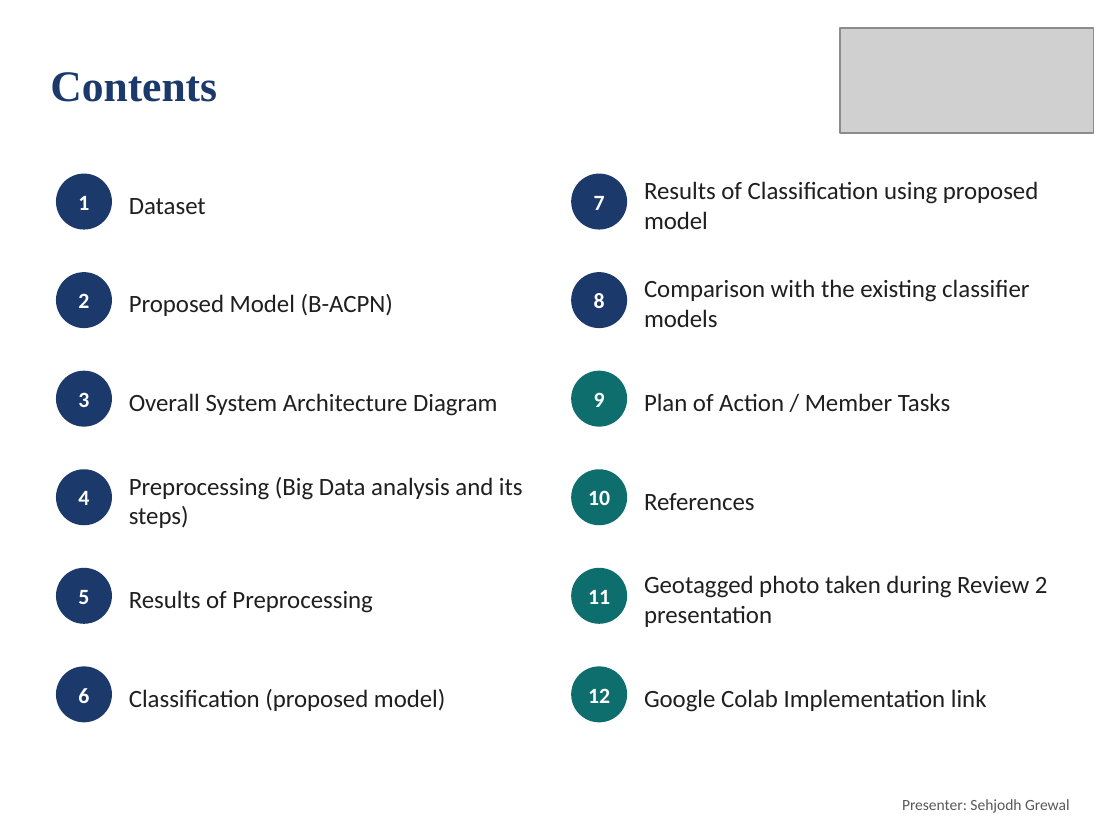
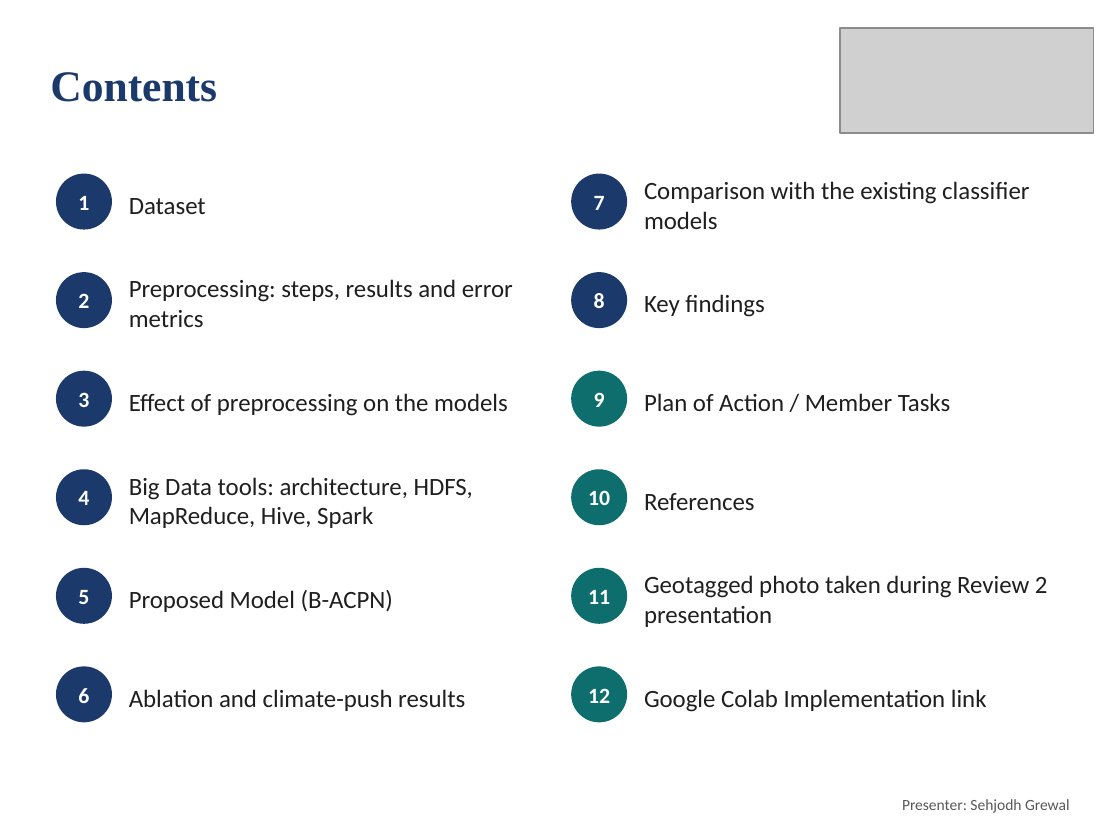
Before and after one commit to deepankarkumar1310/hadoop-ml-algorithm-, a slide deck: slide 2 of docs/Review2_Deck.pptx. Drawn at 1120x840 pixels with LibreOffice and Linux fonts; fonts in the diff are those of the drawing; grey boxes stand for pictures. Boxes give left, top, right and bottom in pixels: in the first picture for what was removed or moved away, otherwise in the second. Text is boxed around its words. In the diff, an @@ line names an element or a change of style, - is before the commit and + after.

```diff
--- a/docs/Review2_Deck.pptx
+++ b/docs/Review2_Deck.pptx
@@ text "Comparison with the existing classifier ...": place and size @@
-text "Comparison with the existing classifier ..." at bbox=[644, 279, 1029, 327]
+text "Comparison with the existing classifier ..." at bbox=[644, 181, 1029, 229]
@@ text removed at bbox=[644, 181, 1039, 229] @@
-Results of Classification using proposed model
@@ text at bbox=[129, 279, 513, 327]: text changed @@
-Proposed Model (B-ACPN)
+Preprocessing: steps, results and error metrics
@@ text added at bbox=[644, 294, 764, 317], 16 pt, text #1F1F1F @@
+Key findings
@@ text at bbox=[129, 393, 508, 416]: text changed @@
-Overall System Architecture Diagram
+Effect of preprocessing on the models
@@ text at bbox=[129, 477, 473, 528]: text changed @@
-Preprocessing (Big Data analysis and its steps)
+Big Data tools: architecture, HDFS, MapReduce, Hive, Spark
@@ text at bbox=[129, 590, 393, 612]: text changed @@
-Results of Preprocessing
+Proposed Model (B-ACPN)
@@ text at bbox=[129, 689, 465, 711]: text changed @@
-Classification (proposed model)
+Ablation and climate-push results
```
Also in this commit, not shown: 1 other file.
